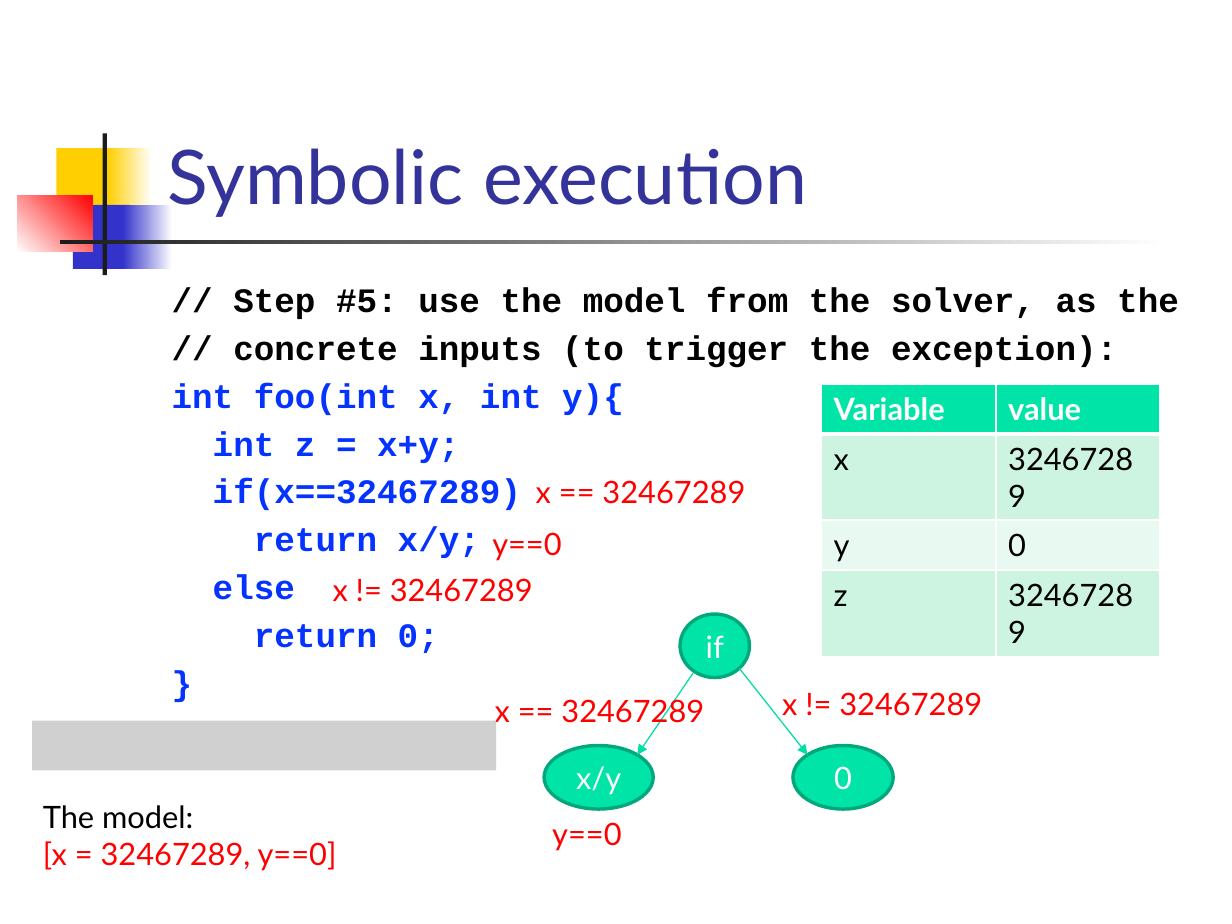
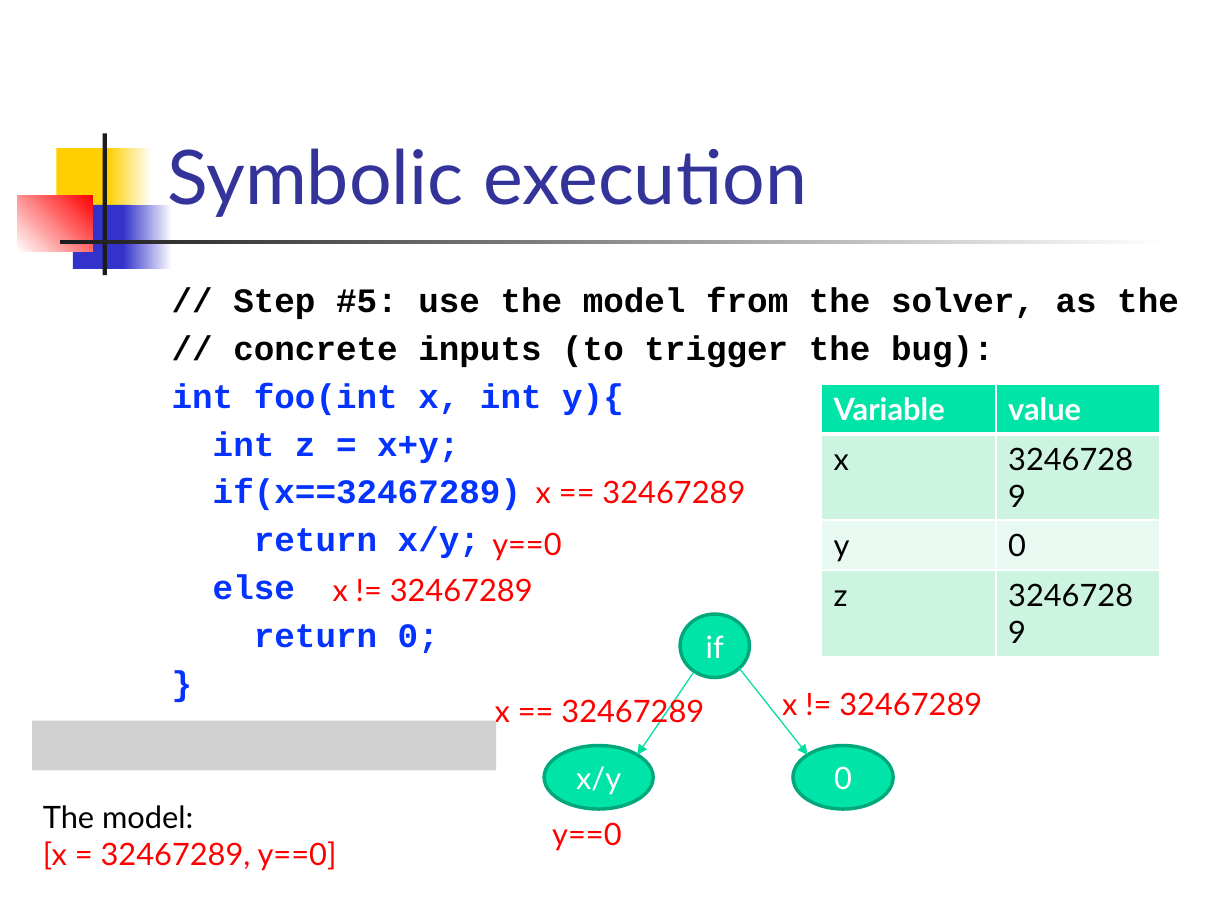
Before and after one commit to csslab-ustc/csslab-ustc.github.io, a slide deck: slide 15 of courses/theory/slides/lec17-symexec.pptx. Drawn at 1232x924 pixels with LibreOffice and Linux fonts; fonts in the diff are those of the drawing; grey boxes stand for pictures. Boxes give left, top, right and bottom in pixels: in the first picture for what was removed or moved away, otherwise in the second. Text is boxed around its words. In the diff, an @@ line names an element or a change of style, - is before the commit and + after.

```diff
--- a/courses/theory/slides/lec17-symexec.pptx
+++ b/courses/theory/slides/lec17-symexec.pptx
@@ text at [233,335,994,368]: text changed @@
-// concrete inputs (to trigger the exception):
+// concrete inputs (to trigger the bug):
```
Also in this commit, not shown: 12 other slides changed, 14 slides added.
